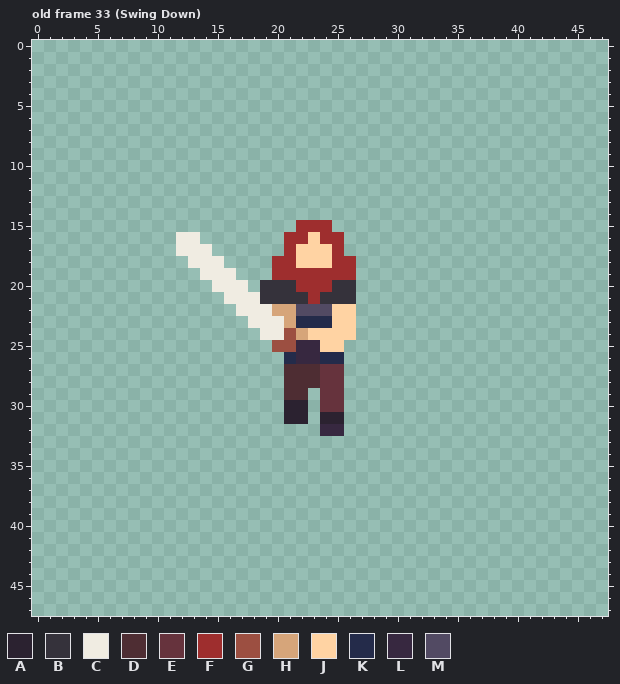
Two versions of one pixel-art file, Assets/PixelArt/small_thor.aseprite. Above is the file before it was changed.
48x48 pixels, 60 frames. Colours within 5 levels of each other are drawn and written as one. Shown: old frame 33 (Swing Down). The commit also changed other frames, which this record leaves out.
Palette (. is transparent): A #2b2230  B #35323b  C #f0ece2  D #4e2d33  E #66333d  F #9e2e2e  G #9c4f41  H #d6a57a  J #ffd3a3  K #242b4a  L #372840  M #524a63
Pixels before, old frame 33 (Swing Down), first column x 12:
15 ..........FFF..
16 CC.......FFJFF.
17 CCC......FJJJF.
18 .CCC....FFJJJFF
19 ..CCC...FFFFFFF
20 ...CCC.BBBFFFBB
21 ....CCCBBBBFBBB
22 .....CCCHHMMMJJ
23 ......CCCHKKKJJ
24 .......CCGHJJJJ
25 ........GGLLJJ.
26 .........KLLKK.
27 .........DDDEE.
28 .........DDDEE.
29 .........DD.EE.
30 .........AA.EE.
31 .........AA.AA.
32 ............LL.
The same view after the edit:
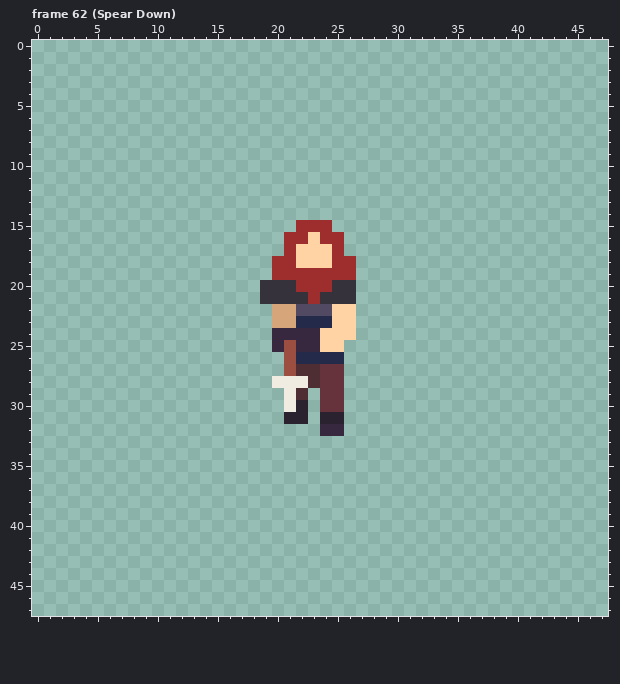
A new or re-ordered frame is compared with the old frame closest to it.
The exact change:
frames 60 -> 94
Changed rows in their new state; - is an unchanged pixel.
Frame 62 (Spear Down) is new; against old frame 33 (Swing Down):
first column x 12:
16 ..----------
17 ...---------
18 -...--------
19 --...-------
20 ---...------
21 ----...-----
22 -----...----
23 ------..H---
24 -------.LLLL
25 --------L---
26 ---------GKK
27 ---------G--
28 --------CCC-
29 ---------C--
30 ---------C--
Boxes around the changes in both pictures, in picture pixels (x1, y1, x2, y2):
changed: (176, 232, 320, 412)
